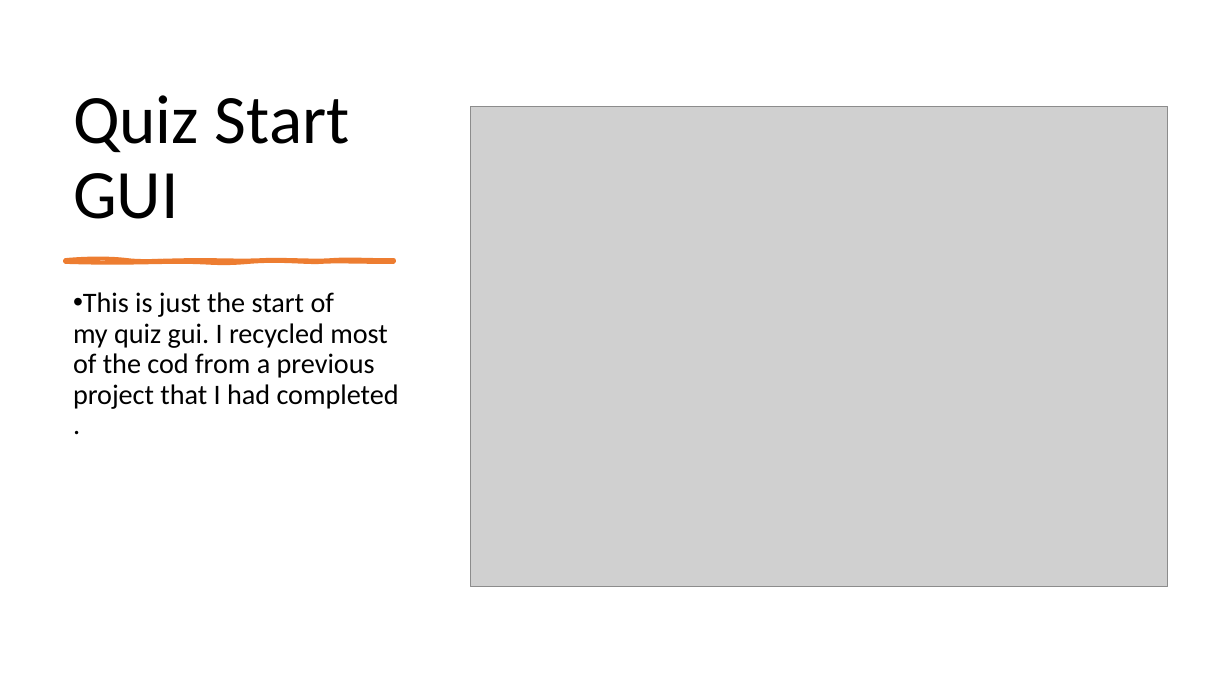
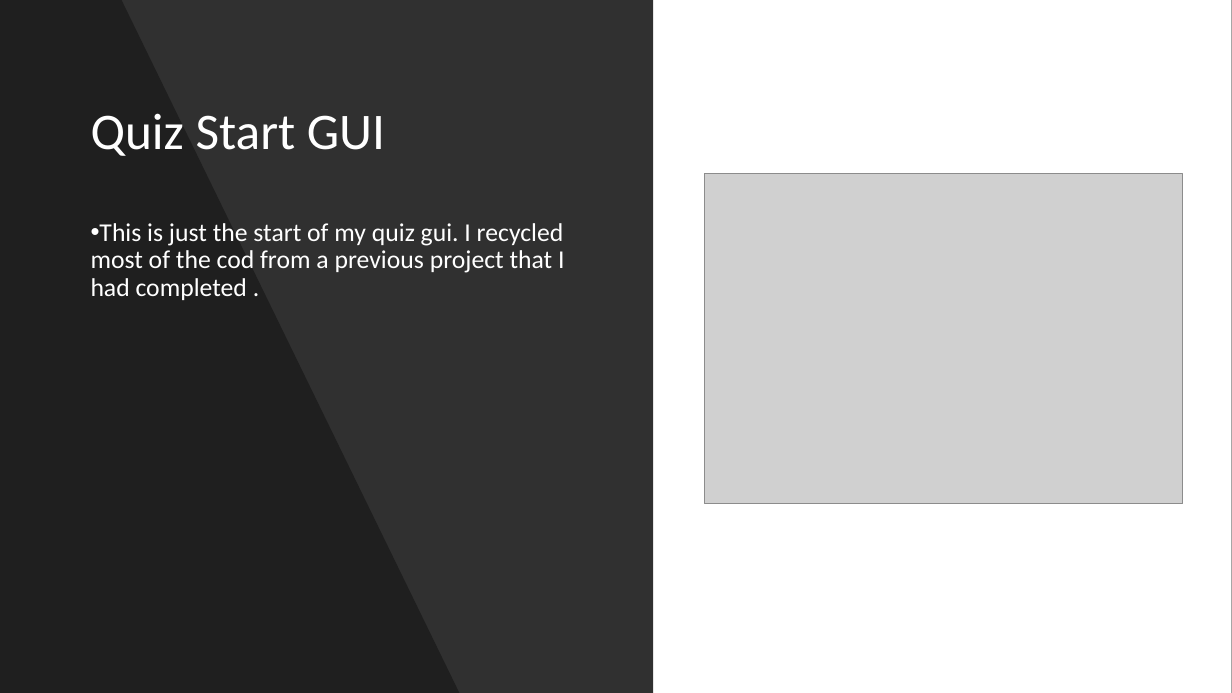
Before and after one commit to morrisj70800/01_Assesment, a slide deck: slide 5 of Programming Assesment.pptx. Drawn at 1232x693 pixels with LibreOffice and Linux fonts; fonts in the diff are those of the drawing; grey boxes stand for pictures. Boxes give left, top, right and bottom in pixels: in the first picture for what was removed or moved away, otherwise in the second. Text is boxed around its words. In the diff, an @@ line names an element or a change of style, - is before the commit and + after.

```diff
--- a/Programming Assesment.pptx
+++ b/Programming Assesment.pptx
@@ background #FFFFFF to #000000 @@
@@ rectangle added at <box>0,0,1232,693</box>, fill #FFFFFF @@
@@ rectangle added at <box>0,0,653,693</box>, fill #000000 at 81% opacity @@
@@ freeform shape added at <box>0,0,459,693</box>, fill #000000 at 35% opacity @@
@@ title "Quiz Start GUI": place and size @@
-title "Quiz Start GUI" at <box>73,95,350,219</box>
+title "Quiz Start GUI" at <box>91,113,385,156</box>
@@ title "Quiz Start GUI" at <box>91,113,385,156</box>: size 54 to 40 pt, text colour #000000 to #FFFFFF; vertical alignment bottom to middle @@
@@ picture: place and size @@
-picture at <box>470,106,1168,587</box>
+picture at <box>704,174,1183,504</box>
@@ text "This is just the start ...": place and size @@
-text "This is just the start ..." at <box>73,292,399,409</box>
+text "This is just the start ..." at <box>91,223,564,300</box>
@@ text "This is just the start ..." at <box>91,223,564,300</box>: size 22 to 20 pt, text colour #000000 to #FFFFFF @@
@@ freeform shape removed at <box>65,260,394,262</box> @@
```
Also in this commit, not shown: 11 other slides changed, 1 slide added, 3 other files.
